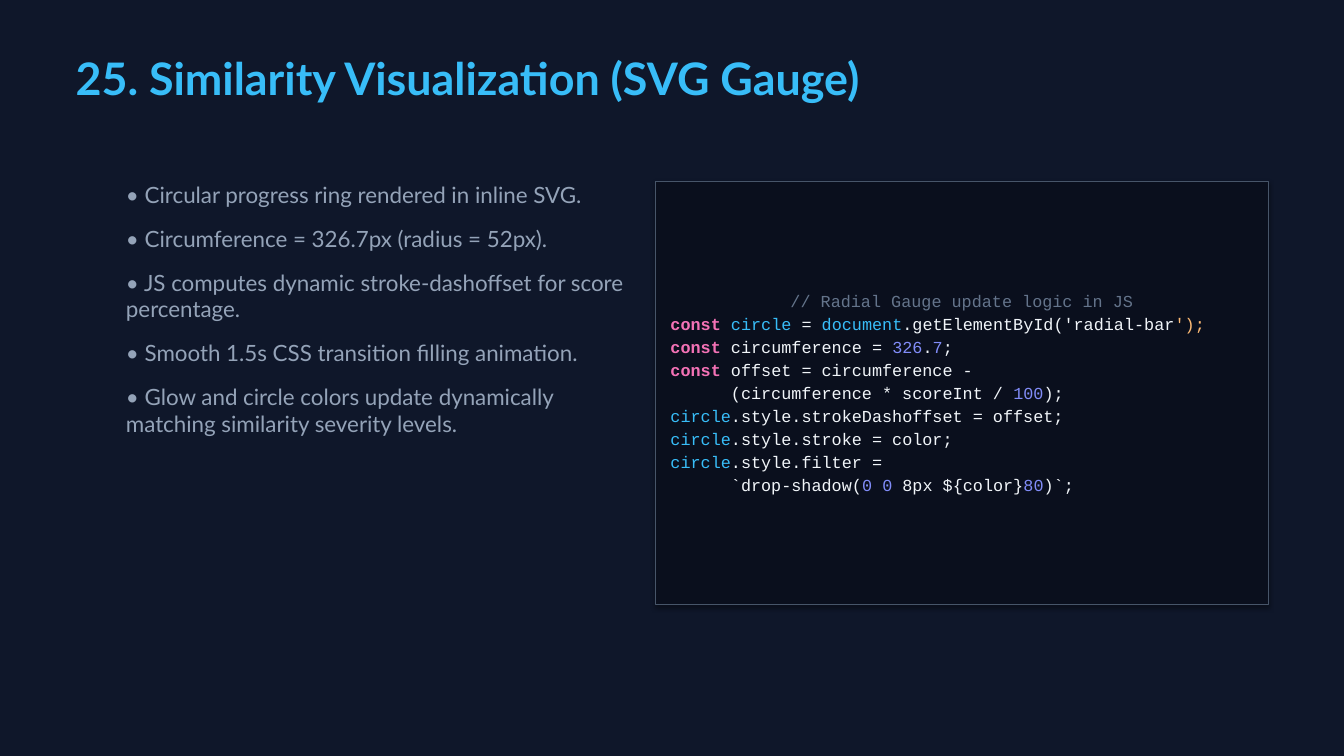
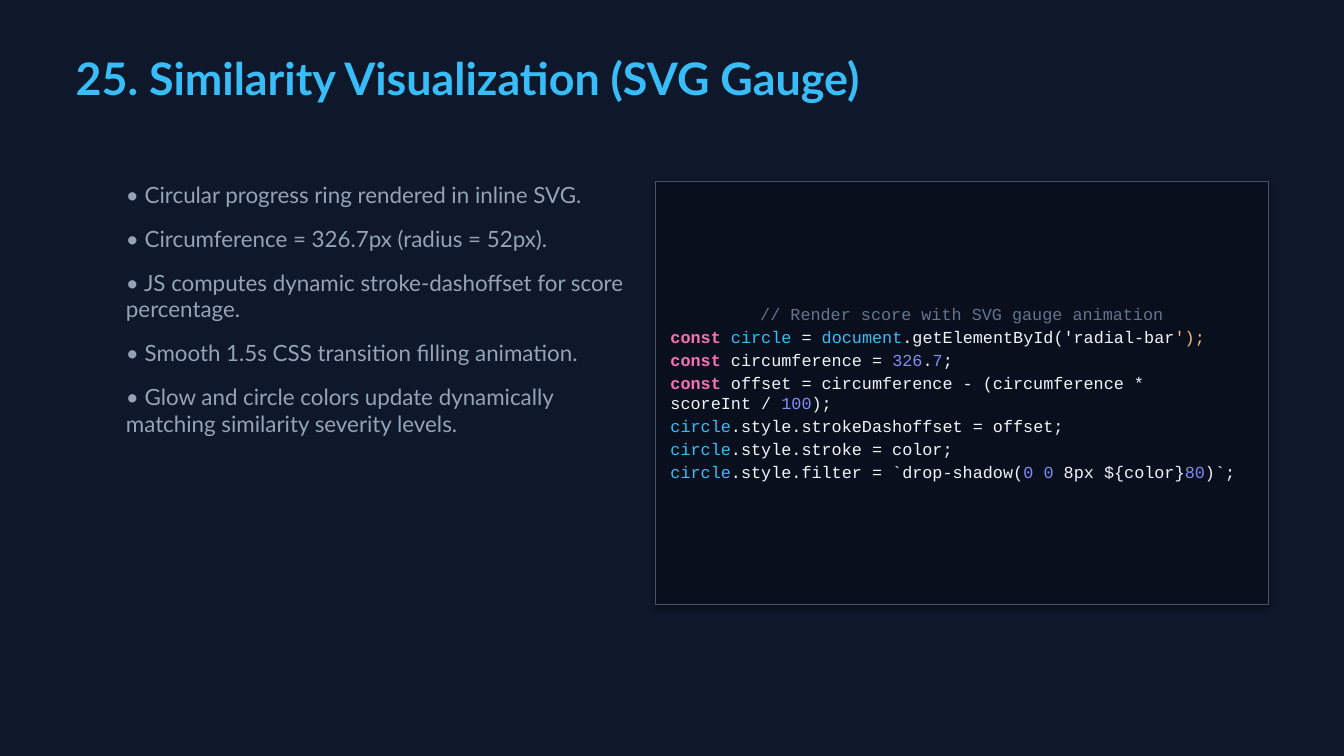
Before and after one commit to Jaydeep131/DocumentSimilarityDetector, a slide deck: slide 26 of AI_Document_OCR_Scanner_Similarity_Detector_PBL.pptx. Drawn at 1344x756 pixels with LibreOffice and Linux fonts; fonts in the diff are those of the drawing. Boxes give left, top, right and bottom in pixels: in the first picture for what was removed or moved away, otherwise in the second. Text is boxed around its words. In the diff, an @@ line names an element or a change of style, - is before the commit and + after.

```diff
--- a/AI_Document_OCR_Scanner_Similarity_Detector_PBL.pptx
+++ b/AI_Document_OCR_Scanner_Similarity_Detector_PBL.pptx
@@ text in rectangle at [790,308,1164,324]: text changed @@
-// Radial Gauge update logic in JS
+// Render score with SVG gauge animation
@@ text in rectangle at [670,377,1124,413]: text changed @@
-const offset = circumference -
-(circumference * scoreInt / 100);
+const offset = circumference - (circumference * scoreInt / 100);
@@ text in rectangle at [670,466,1235,482]: text changed @@
-circle.style.filter =
-`drop-shadow(0 0 8px ${color}80)`;
+circle.style.filter = `drop-shadow(0 0 8px ${color}80)`;
```
Also in this commit, not shown: 3 other slides changed, 5 other files.
